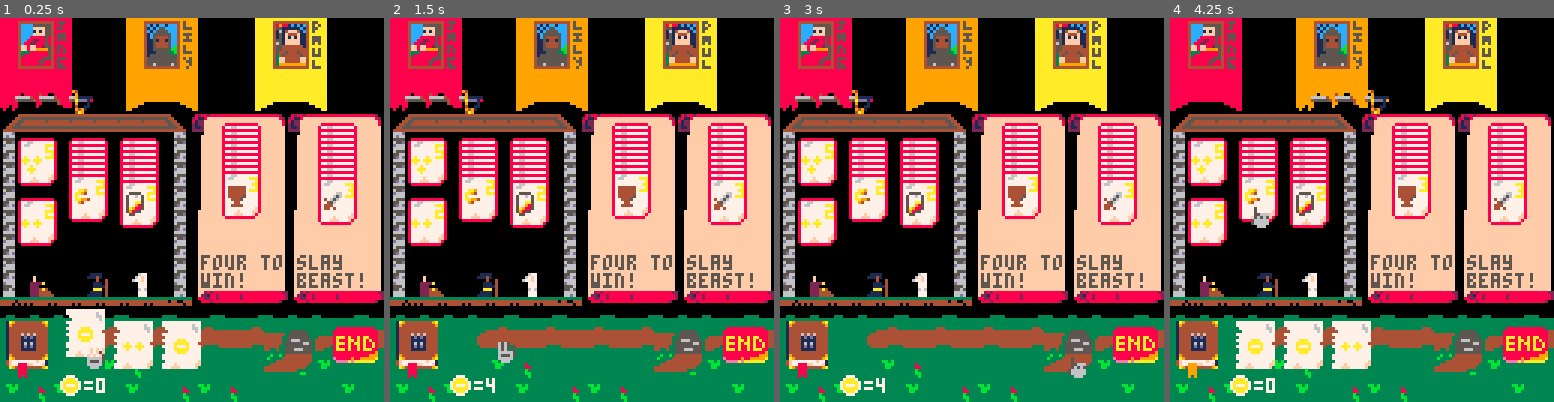
Above: before the commit, frames 1-4 (left to right).
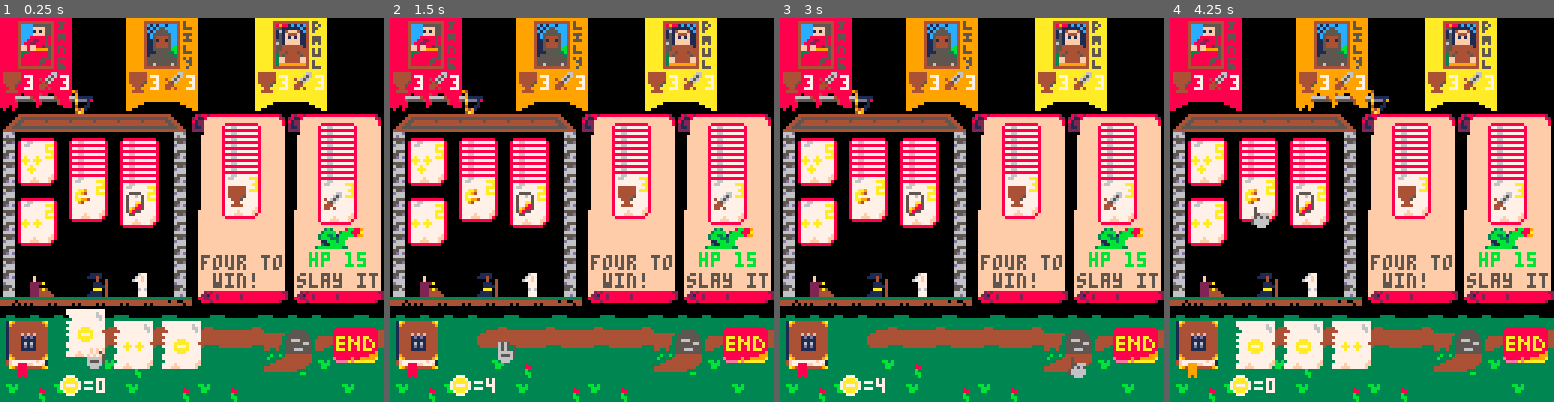
Above: after the commit, the same moments.

Repository: HingeAntoine/MedievalBuilder
Game: PICO-8 cartridge medievalbuilder.p8
Same seed, same stepped clock (60 frames per second), same inputs: the game is played once before the commit and once after it.
Inputs:
- Up to frame 1 (0.25 s): no input
- Up to frame 2 (1.5 s): tap O (Z key) at 0.33, 0.7, 1.43 s; tap X (X key) at 1.07 s
- Up to frame 3 (3 s): hold Left 1.97-2.37 s; tap X (X key) at 2.07, 2.4, 2.73 s; tap O (Z key) at 2.22 s; hold Down 2.42-2.82 s; hold Right from 2.87 s (still down)
- Up to frame 4 (4.25 s): tap X (X key) every 0.33 s from 3.07 to 4.07 s; tap O (Z key) at 3.1, 3.98 s; release Right at 3.53 s; hold Up 3.58-4.08 s; hold Right from 4.13 s (still down)

The runs differ from the first frame. In frame 1, 2.7% of the frame differs, in the area x 0-99%, y 14-71%; in frame 2, 2.7%; in frame 3, 2.7%; in frame 4, 2.7%.

Commit message:
Adding players info to banners
Adding various players infos to banners.

Adding quests graphics.

Diff:
--- a/medievalbuilder.p8
+++ b/medievalbuilder.p8
@@ -38,7 +38,10 @@
 curr_disc={1,0}
 
 coins=0
-meep_center=30
+
+--quest_var
+meep_center=12
+dragon_hp=15
 
 
 --********************
@@ -131,7 +134,7 @@
 
 	local dragon={
 	 questspr={61,62},
-	 text={"slay","beast!"},
+	 text={"slay it"},
  	top_card={
   	card=create_card(60,{{constnill,3}}),
   	price=7,
@@ -148,7 +151,7 @@
 
  local soldiers={
 	 questspr={},
-	 text={"recruit","an army"},
+	 text={"recruit"},
  	top_card={
   	card=create_card(12,{{constmeep,3}}),
   	price=7,
@@ -165,7 +168,7 @@
 
  local grail={
 	 questspr={},
-	 text={"four to","win!"},
+	 text={"four to"," win!"},
  	top_card={
   	card=create_card(50,{{constmeep,3}}),
   	price=7,
@@ -704,6 +707,24 @@
   spr(portrait[i],
    xcoord+6,1,
    2,2)
+
+  --draw quest infos
+  for i=4,5 do
+   if jobs_drawn[i]==quest_drag then
+    spr(58,xcoord+(i-4)*12, 17)
+    print("3",xcoord+8+(i-4)*12, 19,7)
+   elseif jobs_drawn[i]==quest_meep then
+    spr(10,xcoord+(i-4)*12, 17)
+    print("3",xcoord+8+(i-4)*12, 19,7)
+   elseif jobs_drawn[i]==quest_grai then
+    spr(48,xcoord+(i-4)*12, 17)
+    print("3",xcoord+8+(i-4)*12, 19,7)
+   elseif jobs_drawn[i]==quest_king then
+    if true then
+     spr(14,xcoord+1+(i-4)*14, 17)
+    end
+   end
+  end
  end
 end
 
@@ -746,15 +767,33 @@
 
  for i=4,5 do
   local qtext= jobs[jobs_drawn[i]].text
-  print(qtext[1],xjobs[i-3],79,5)
-  print(qtext[2],xjobs[i-3],85,5)
-  --spr(sprjob,xjobs[i],85)
- end
-end
-
-function draw_meeples()
+  for j=1,#qtext do
+   print(qtext[j],xjobs[i-3],85+(j-#qtext)*6,5)
+  end
+ end
+
+ draw_quest(jobs_drawn[4], xjobs[1])
+ draw_quest(jobs_drawn[5], xjobs[2])
+end
+
+function draw_quest(qu_index, qu_xcoord)
+ if qu_index==quest_drag then
+  spr(61,qu_xcoord+6,69,2,1)
+  print("hp "..dragon_hp,qu_xcoord+4,78,11)
+ elseif qu_index==quest_meep then
+  draw_meeples(qu_xcoord)
+ --elseif qu_index==quest_grai then
+ --elseif qu_index==quest_king then
+ end
+end
+
+
+function draw_meeples(qu_xcoord)
+ local nrow = 6
  for i=0,meep_center-1 do
-  spr(1,stash.x+flr(i%10)*3,stash.y+flr(i/10)*8)
+  spr(1,
+   qu_xcoord+3+flr(i%nrow)*3,
+   68+flr(i/nrow)*8)
  end
 end
 
@@ -822,14 +861,14 @@
 end
 
 __gfx__
-000000000007700000777000001a94444444449a0000706000888888888880000777777777777700000000000000000001000100000550000000000000000000
-000000000071170007aaa70000194444444444490007f7f00877667777777800077777777776770000000000000000001f101f1000555500000aa00000000000
-00700700071ff1707aaaaa7000144444444444440007f7700876677777777800007777777776670000010000010001001110111005555550a0aaaa0a00000000
-00077000071ff1707a777a7000144444444444440007777008777777777778000007777777776700001f10001f101f101110111005ffff50a0abba0a00000000
-00077000071111707aaaaa7000144446464644440006777008777777777778000777777777777700001110001110111000010000051ff150aaabbaaa00000000
-007007000711117007aaa70000144441d1d1444400077ff0087777777777780000777777777777000011100011101110001f100005ffff50aaaaaaaa00000000
-0000000007111170007770000014444111114444000777f00877777777777800077777777777770000111000111011100011100005ffff50a8a88a8a00000000
-0000000007111170000000000014444161614444000777700877777777777800007777777777700000000000000000000011100005555550aaaaaaaa00000000
+000000000000000000777000001a94444444449a0000706000888888888880000777777777777700000000000000000005000500000550000000000000000000
+000000000000000007aaa70000194444444444490007f7f008776677777778000777777777767700000000000000000054505f5000555500000aa00000000000
+00700700000000007aaaaa7000144444444444440007f7700876677777777800007777777776670000050000050005005550555005555550a0aaaa0a00000000
+00077000000640007a777a7000144444444444440007777008777777777778000007777777776700005f500054505f505550555005ffff50a0abba0a00000000
+00077000006545007aaaaa7000144446464644440006777008777777777778000777777777777700005550005550555000050000051ff150aaabbaaa00000000
+007007000065550007aaa70000144441d1d1444400077ff00877777777777800007777777777770000555000555055500054500005ffff50aaaaaaaa00000000
+0000000000655500007770000014444111114444000777f00877777777777800077777777777770000555000555055500055500005ffff50a8a88a8a00000000
+0000000000655500000000000014444161614444000777700877777777777800007777777777700000000000000000000055500005555550aaaaaaaa00000000
 00000000000000000011110000144441d1d144440007777008777777777778000777777777777700000000000000000000000000000000000000000000000000
 0000888000900900011141000014444111114444000f7770087777777777780000777777777777000000000000000000000000000f0000000000000000000000
 000a988800000009000040040014444444444444000ff7600877777777777800007777777777770000aaa000000000000a000a000f000000aaaaaaaa00000000
